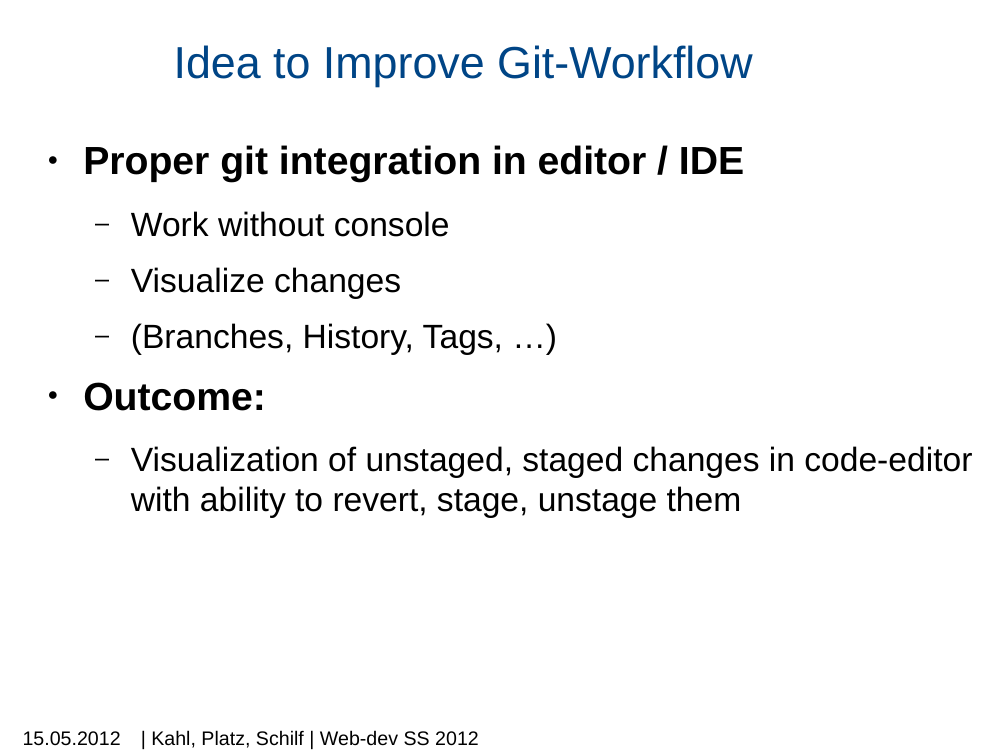
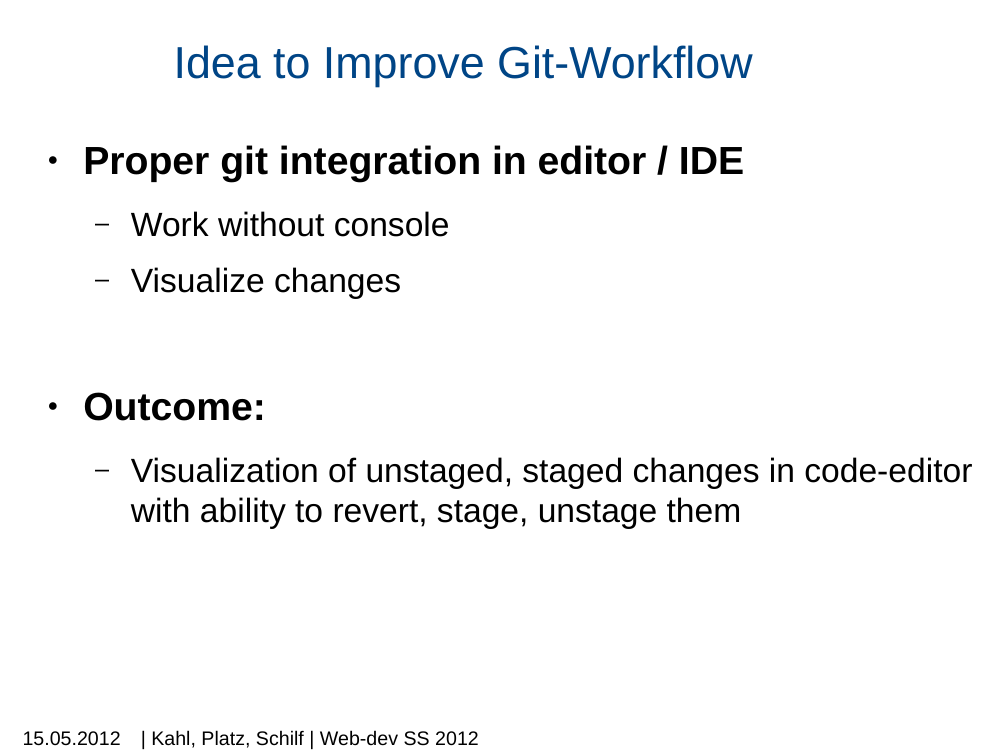
Before and after one commit to machisuji/webdev-spm, a slide deck: slide 5 of seminar/presentation/mps-c9.pptx (slide 4 before the commit). Drawn at 1008x756 pixels with LibreOffice and Linux fonts; fonts in the diff are those of the drawing; background and template pictures are left out. Boxes give left, top, right and bottom in pixels: in the first picture for what was removed or moved away, otherwise in the second. Text is boxed around its words. In the diff, an @@ line names an element or a change of style, - is before the commit and + after.

```diff
--- a/seminar/presentation/mps-c9.pptx
+++ b/seminar/presentation/mps-c9.pptx
@@ text at [131,323,503,355]: paragraph removed @@
-  – (Branches, History, Tags, …)
```
Also in this commit, not shown: 3 other slides changed, 6 slides added, 1 slide removed, 1 other file.
